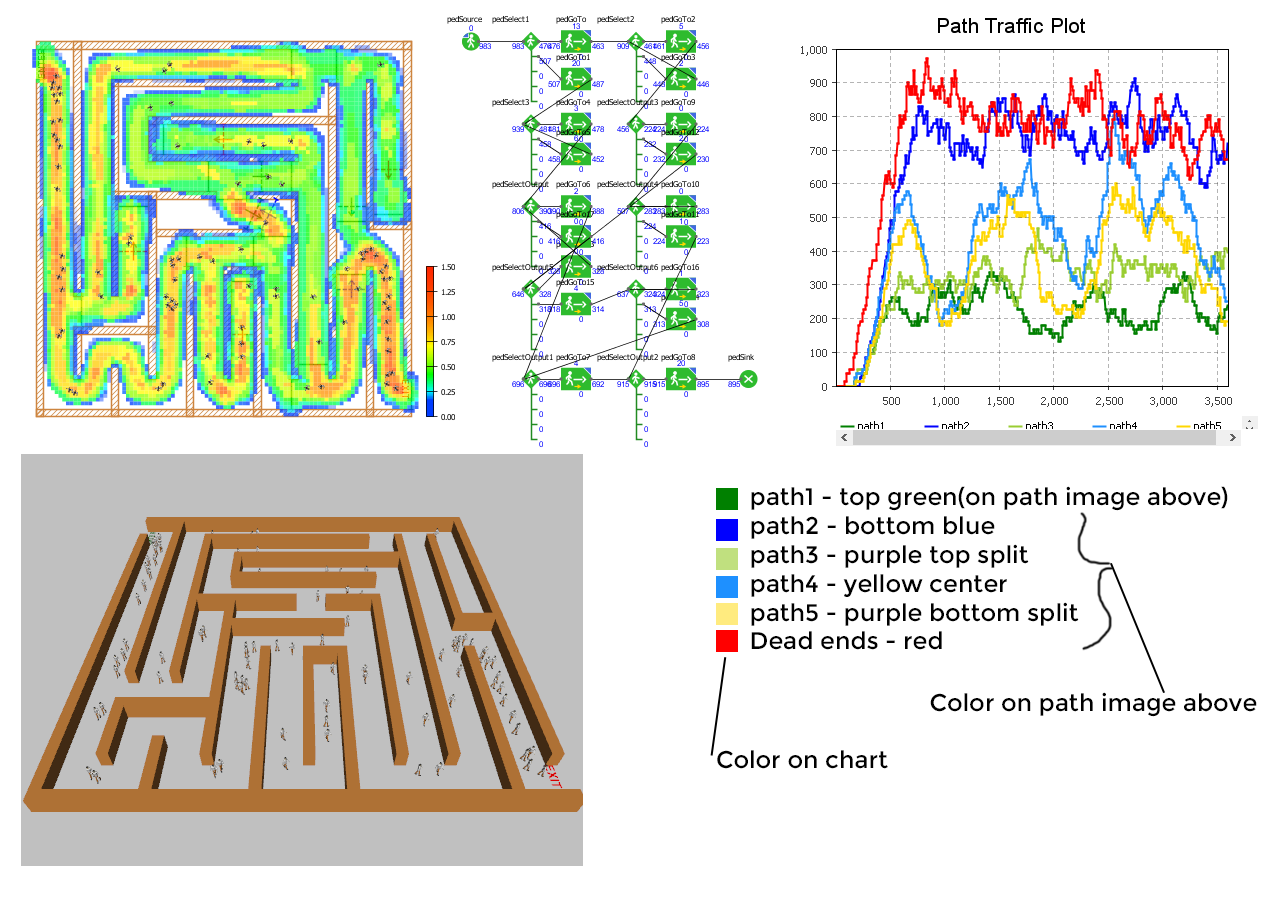
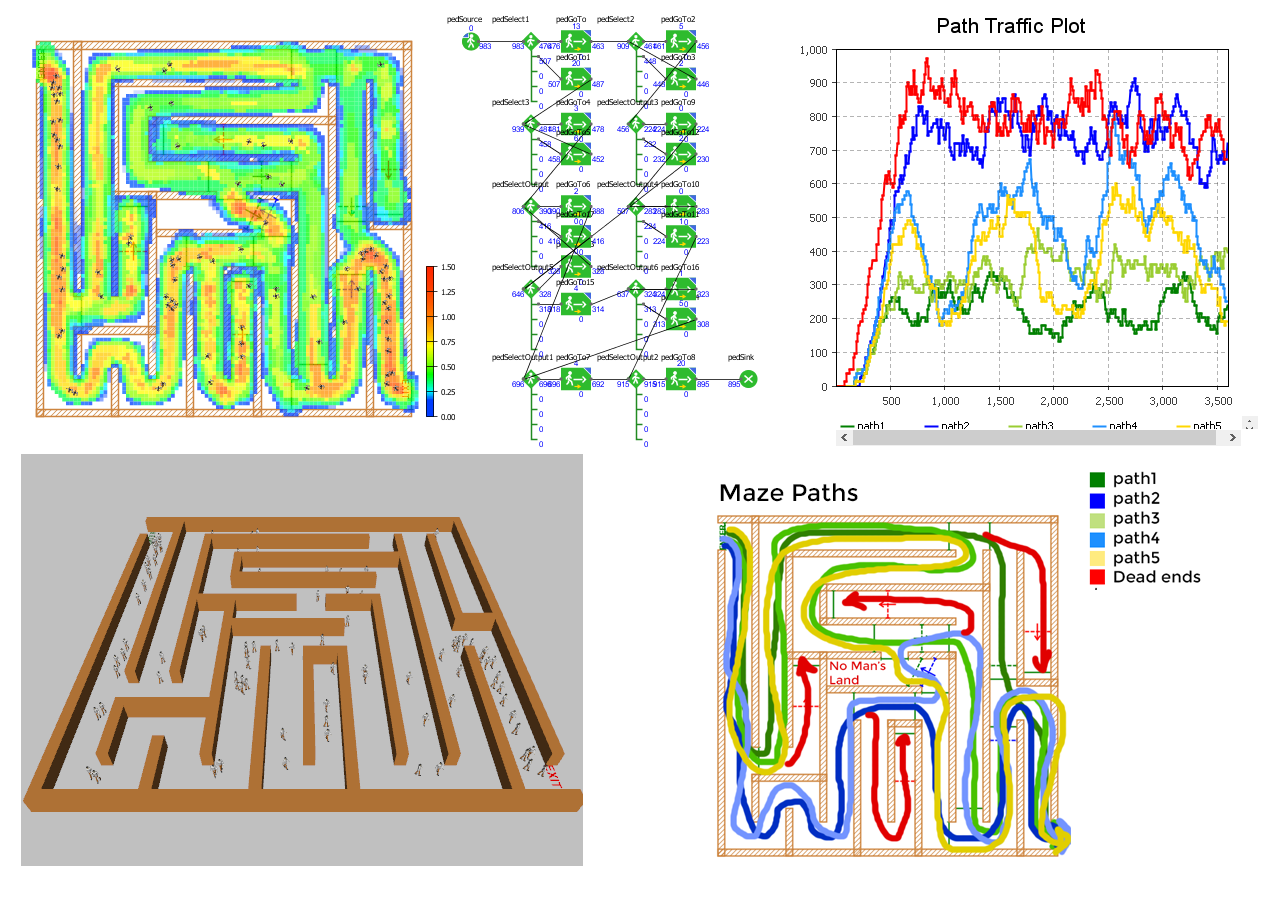
Before/after of a 1273×903 layered artwork. What changed in the layer stack:
painted on "Layer 1" over [716, 471, 1204, 652]
renamed "path1 - top green(on path image above) path2 - bottom blue path" to "Maze Paths", painted on it over [720, 483, 1228, 650]
removed layer "Shape 2" over [1077, 511, 1165, 693]
removed layer "Shape 1" over [710, 657, 727, 756]
removed layer "Color on path image above" over [930, 692, 1257, 717]
removed layer "Color on chart" over [717, 750, 888, 769]
renamed "Layer 1 copy 5" to "mazePaths", moved it above "Background", painted on it over [710, 488, 1071, 858]
removed layer "Layer 1 copy 4" over [716, 519, 738, 541]
removed layer "Layer 1 copy 3" over [716, 548, 738, 570]
removed layer "Layer 1 copy 2" over [716, 576, 738, 598]
removed layer "Layer 1 copy" over [716, 603, 738, 625]
